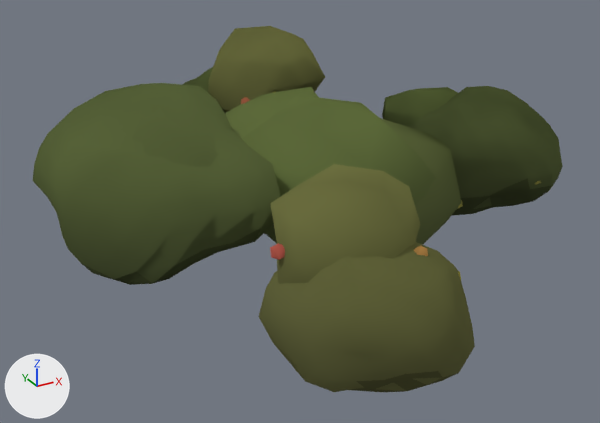
The Blender file assets/flora/manzano_b.blend: old version first, new version second.
Both versions are drawn from a 50 mm lens placed at (-4.07, -6.82, 5.1), pointed at (-0.23, 0.16, 1.62). Arrows for +X, +Y and +Z are at lower left; the lights stay in place. The older version comes first.

The first picture shows 'ManzanoBCopa'.
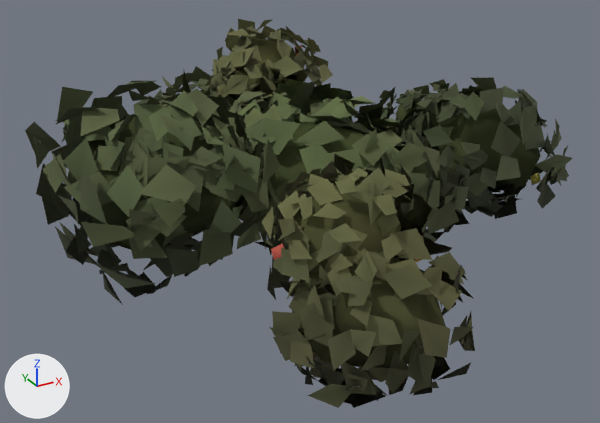
Pixel boxes [x1, y1, x2, y2] of what changed, in the pictures (600 x 423 px; the box of a moved part takes in the faces that stretch with it):
'ManzanoBCopa', reshaped, recoloured, modifiers changed (11% narrower, 10% shorter)
    before: [33, 26, 563, 392]
    after: [68, 39, 541, 367]
'ManzanoBHojas', added (green)
    after: [25, 19, 573, 408]
part 1 of me_manzanobcopa, moved or reshaped
    before: [409, 86, 563, 216]
    after: [428, 108, 541, 193]
part 2 of me_manzanobcopa, moved or reshaped
    before: [382, 87, 458, 127]
    after: [396, 100, 441, 138]
part 3 of me_manzanobcopa, moved or reshaped (mostly hidden afterwards)
    before: [182, 67, 226, 113]
    after: [201, 85, 234, 105]
part 4 of me_manzanobcopa, moved or reshaped
    before: [208, 26, 325, 112]
    after: [228, 39, 308, 100]
part 5 of me_manzanobcopa, moved or reshaped
    before: [33, 83, 281, 285]
    after: [68, 114, 245, 250]
part 6 of me_manzanobcopa, moved or reshaped (mostly hidden afterwards)
    before: [132, 109, 218, 238]
    after: [161, 132, 214, 213]
part 7 of me_manzanobcopa, moved or reshaped
    before: [258, 242, 475, 392]
    after: [292, 257, 446, 367]
part 8 of me_manzanobcopa, moved or reshaped
    before: [270, 164, 420, 284]
    after: [293, 185, 401, 276]
part 9 of me_manzanobcopa, moved or reshaped
    before: [242, 95, 437, 243]
    after: [261, 120, 387, 201]
part 10 of me_manzanobcopa, moved or reshaped (mostly hidden afterwards)
    before: [225, 87, 318, 138]
    after: [244, 113, 309, 151]
part 11 of me_manzanobcopa, moved or reshaped (mostly hidden afterwards)
    before: [380, 118, 461, 244]
    after: [384, 154, 430, 211]
part 12 of me_manzanobcopa, recoloured
    before: [33, 70, 563, 392]
    after: [68, 85, 541, 367]
part 13 of me_manzanobcopa, recoloured
    before: [205, 26, 504, 392]
    after: [228, 39, 446, 364]

Patch to the scene script:
```diff
--- a/assets/flora/manzano_b.blend.py
+++ b/assets/flora/manzano_b.blend.py
@@ mat_hoja @@
+mat_hoja = bpy.data.materials.new('Hoja')
+mat_hoja.use_nodes = True; mat_hoja.node_tree.nodes.clear()
+_N = mat_hoja.node_tree.nodes; _L = mat_hoja.node_tree.links
+n0 = _N.new('ShaderNodeBsdfPrincipled'); n0.name = 'Principled BSDF'
+n0.inputs[2].default_value = 1.0  # 'Roughness'
+n1 = _N.new('ShaderNodeOutputMaterial'); n1.name = 'Material Output'
+n2 = _N.new('ShaderNodeVertexColor'); n2.name = 'Color Attribute'
+n2.layer_name = 'Col'
+_L.new(n0.outputs[0], n1.inputs[0])  # 'BSDF' to 'Surface'
+_L.new(n2.outputs[0], n0.inputs[0])  # 'Color' to 'Base Color'
@@ me_manzanobcopa @@
-me_manzanobcopa.from_pydata(...)  # 1302 vertices, 2440 faces; spans x -2.87..2.22, y -3.01..3.22, z 1.16..3.32
+me_manzanobcopa.from_pydata(...)  # 1302 vertices, 2440 faces; spans x -2.61..2.02, y -2.78..2.99, z 1.35..3.08
+# me_manzanobcopa part 1: the loose piece of 162 vertices spanning x 0.73..2.22, y -1.47..0.18, z 1.56..2.85 is scaled about its middle by 0.72, then moved by (0.0, 0.01, 0.01)
+# me_manzanobcopa part 2: the loose piece of 42 vertices spanning x 0.81..1.85, y -0.48..0.66, z 1.81..2.75 is scaled about its middle by 0.72, then moved by (0.01, 0.0, 0.01)
+# me_manzanobcopa part 3: the loose piece of 162 vertices spanning x -0.86..0.83, y 1.51..3.22, z 1.4..2.66 is scaled about its middle by 0.72, then moved by (0.0, 0.02, 0.0)
+# me_manzanobcopa part 4: the loose piece of 42 vertices spanning x -0.44..0.93, y 1.26..2.71, z 2.04..3.19 is scaled about its middle by 0.72, then moved by (0.0, -0.02, 0.0)
+# me_manzanobcopa part 5: the loose piece of 162 vertices spanning x -2.87..-0.91, y -1.38..0.69, z 1.73..3.32 is scaled about its middle by 0.72, then moved by (-0.01, -0.01, -0.01)
+# me_manzanobcopa part 6: the loose piece of 42 vertices spanning x -2.63..-1.1, y -1.27..0.28, z 2.03..3.27 is scaled about its middle by 0.72, then moved by (0.01, 0.0, -0.02)
+# me_manzanobcopa part 7: the loose piece of 162 vertices spanning x -1.73..-0.18, y -3.01..-1.37, z 1.16..2.53 is scaled about its middle by 0.72, then moved by (0.01, 0.0, 0.01)
+# me_manzanobcopa part 8: the loose piece of 42 vertices spanning x -1.58..-0.31, y -2.46..-1.23, z 1.87..2.84 is scaled about its middle by 0.72, then moved by (0.0, -0.01, 0.01)
+# me_manzanobcopa part 9: the loose piece of 42 vertices spanning x -1.21..0.62, y -1.45..0.47, z 1.49..2.99 is scaled about its middle by 0.72, then moved by (0.0, 0.0, -0.01)
+# me_manzanobcopa part 10: the loose piece of 42 vertices spanning x -1.19..0.41, y -0.44..1.0, z 1.63..2.89 is scaled about its middle by 0.72
+# me_manzanobcopa part 11: the loose piece of 42 vertices spanning x -0.79..1.09, y -1.4..0.62, z 1.35..2.75 is scaled about its middle by 0.72, then moved by (-0.01, -0.02, 0.0)
+# me_manzanobcopa part 12: 1321 faces centred in x -2.86..2.22, y -2.92..3.2, z 1.17..3.28 are repainted in the vertex colours; the middle colour goes from dark green #535c37 to dark green #3c412a
+# me_manzanobcopa part 13: 519 faces centred in x -1.7..2.04, y -3.01..2.86, z 1.37..3.14 are repainted in the vertex colours; the middle colour goes from dark yellow #696e41 to dark green #4b4f33
 me_manzanobcopa.materials.append(mat_mate)
@@ ob_manzanobcopa @@
 ob_manzanobcopa.location = (0.0, 0.0, 0.0)
+_m = ob_manzanobcopa.modifiers.new('Aligerar', 'DECIMATE')
+_m.ratio = 0.35
@@ ob_manzanobhojas @@
+ob_manzanobhojas = bpy.data.objects.new('ManzanoBHojas', me_manzanobhojas_001)  # 6392 vertices, 3196 faces; spans x -2.89..2.36, y -3.1..3.34, z 1.02..3.36
+ob_manzanobhojas.location = (0.0, 0.0, 0.0)
```
